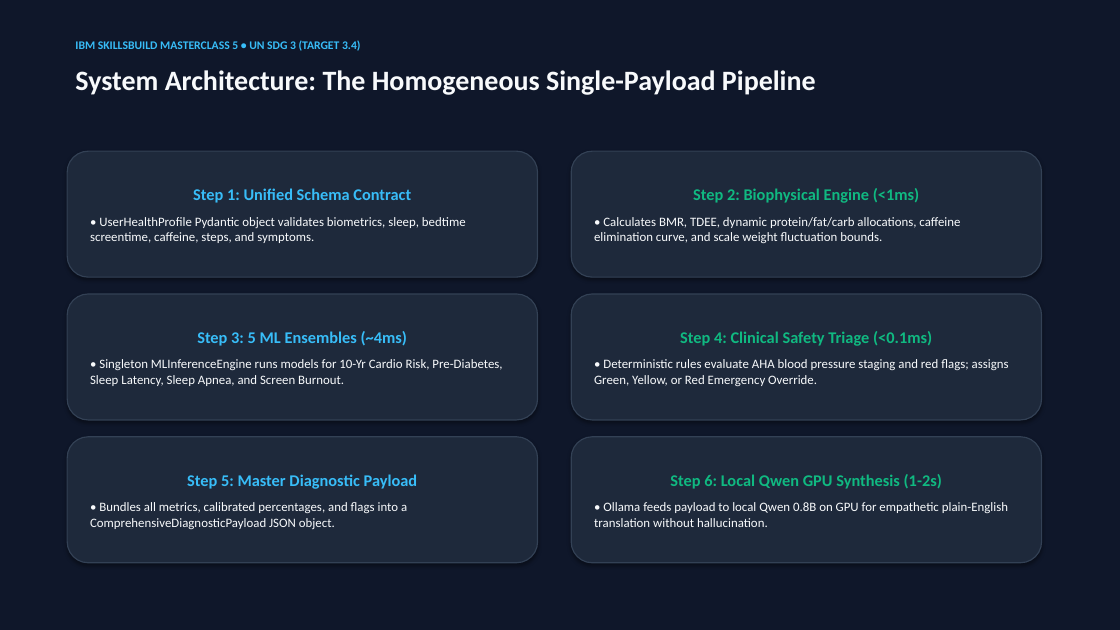
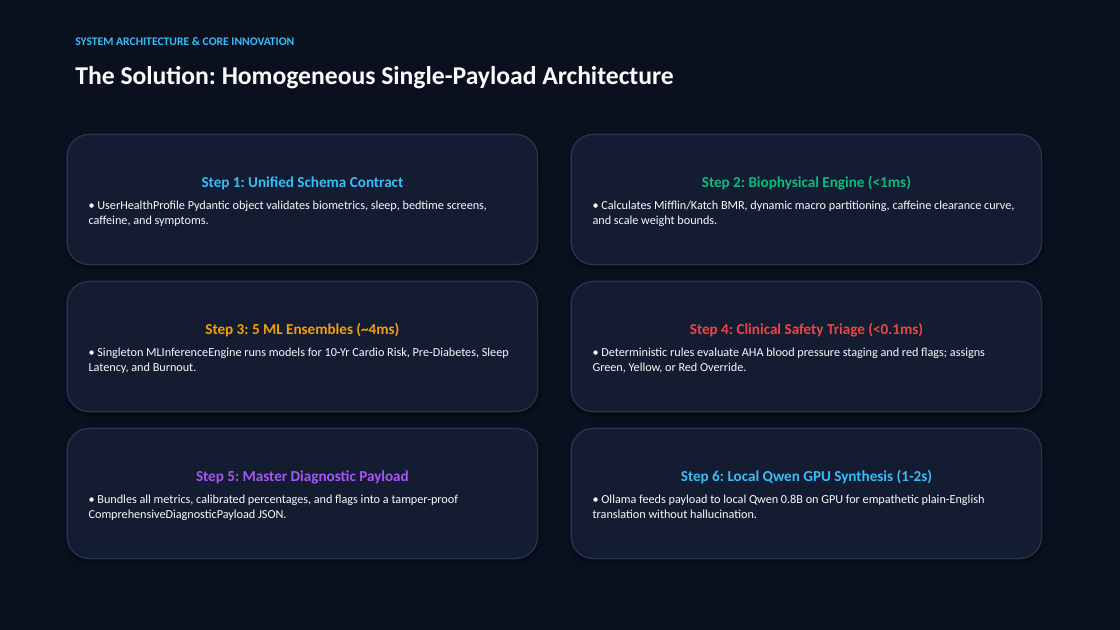
Before and after one commit to Mohammed-Salman-Hussain/VitalSync-AI, a slide deck: slide 4 of VitalSync_AI_Presentation.pptx (slide 5 before the commit). Drawn at 1120x630 pixels with LibreOffice and Linux fonts; fonts in the diff are those of the drawing. Boxes give left, top, right and bottom in pixels: in the first picture for what was removed or moved away, otherwise in the second. Text is boxed around its words. In the diff, an @@ line names an element or a change of style, - is before the commit and + after.

```diff
--- a/VitalSync_AI_Presentation.pptx
+++ b/VitalSync_AI_Presentation.pptx
@@ background #0F172A to #0A101D @@
@@ text removed at (75,40,361,51) @@
-IBM SKILLSBUILD MASTERCLASS 5 • UN SDG 3 (TARGET 3.4)
@@ text added at (75,37,294,45), 10 pt, text #38BDF8, bold @@
+SYSTEM ARCHITECTURE & CORE INNOVATION
@@ text at (75,66,674,89): text changed; size 24 to 22 pt @@
-System Architecture: The Homogeneous Single-Payload Pipeline
+The Solution: Homogeneous Single-Payload Architecture
@@ rounded rectangle "Step 1: Unified Schema Contract": place and size @@
-rounded rectangle "Step 1: Unified Schema Contract" at (67,151,538,277)
+rounded rectangle "Step 1: Unified Schema Contract" at (67,134,538,265)
@@ fill #1E293B to #131C31; outline #334155 1 pt to #243352 1.2 pt in 5 elements at (571,281,1042,412), (67,281,538,412), (67,429,538,559), (67,134,538,265), (571,134,1042,265) @@
@@ rounded rectangle "Step 2: Biophysical Engine (<1ms)": place and size @@
-rounded rectangle "Step 2: Biophysical Engine (<1ms)" at (571,151,1042,277)
+rounded rectangle "Step 2: Biophysical Engine (<1ms)" at (571,134,1042,265)
@@ text in rounded rectangle at (202,176,403,190): size 14 to 13 pt in "Step 1: Unified Schema Contract"; less space between paragraphs @@
@@ text in rounded rectangle at (702,176,911,190): size 14 to 13 pt in "Step 2: Biophysical Engine (<1ms)"; less space between paragraphs @@
@@ text in rounded rectangle at (89,200,487,226): text changed; size 11 to 10.5 pt @@
-• UserHealthProfile Pydantic object validates biometrics, sleep, bedtime screentime, caffeine, steps, and symptoms.
+• UserHealthProfile Pydantic object validates biometrics, sleep, bedtime screens, caffeine, and symptoms.
@@ text in rounded rectangle at (593,200,1014,226): text changed; size 11 to 10.5 pt @@
-• Calculates BMR, TDEE, dynamic protein/fat/carb allocations, caffeine elimination curve, and scale weight fluctuation bounds.
+• Calculates Mifflin/Katch BMR, dynamic macro partitioning, caffeine clearance curve, and scale weight bounds.
@@ rounded rectangle "Step 3: 5 ML Ensembles ...": place and size @@
-rounded rectangle "Step 3: 5 ML Ensembles ..." at (67,294,538,420)
+rounded rectangle "Step 3: 5 ML Ensembles ..." at (67,281,538,412)
@@ rounded rectangle "Step 4: Clinical Safety Triage ...": place and size @@
-rounded rectangle "Step 4: Clinical Safety Triage ..." at (571,294,1042,420)
+rounded rectangle "Step 4: Clinical Safety Triage ..." at (571,281,1042,412)
@@ text in rounded rectangle at (205,323,399,337): size 14 to 13 pt, text colour #38BDF8 to #F59E0B in "Step 3: 5 ML Ensembles (~4ms)"; less space between paragraphs @@
@@ text in rounded rectangle at (690,323,923,337): size 14 to 13 pt, text colour #10B981 to #EF4444 in "Step 4: Clinical Safety Triage (<0.1ms)"; less space between paragraphs @@
@@ text in rounded rectangle at (89,347,509,373): text changed; size 11 to 10.5 pt @@
-• Singleton MLInferenceEngine runs models for 10-Yr Cardio Risk, Pre-Diabetes, Sleep Latency, Sleep Apnea, and Screen Burnout.
+• Singleton MLInferenceEngine runs models for 10-Yr Cardio Risk, Pre-Diabetes, Sleep Latency, and Burnout.
@@ text in rounded rectangle at (593,347,985,373): text changed; size 11 to 10.5 pt @@
-• Deterministic rules evaluate AHA blood pressure staging and red flags; assigns Green, Yellow, or Red Emergency Override.
+• Deterministic rules evaluate AHA blood pressure staging and red flags; assigns Green, Yellow, or Red Override.
@@ rounded rectangle "Step 5: Master Diagnostic Payload": place and size @@
-rounded rectangle "Step 5: Master Diagnostic Payload" at (67,437,538,563)
+rounded rectangle "Step 5: Master Diagnostic Payload" at (67,429,538,559)
@@ rounded rectangle "Step 6: Local Qwen GPU ...": place and size @@
-rounded rectangle "Step 6: Local Qwen GPU ..." at (571,437,1042,563)
+rounded rectangle "Step 6: Local Qwen GPU ..." at (571,429,1042,559)
@@ rounded rectangle "Step 6: Local Qwen GPU ..." at (571,429,1042,559): size 14 to 13 pt, text colour #10B981 to #38BDF8 in "Step 6: Local Qwen GPU Synthesis (1-2s)"; size 11 to 10.5 pt in "• Ollama feeds payload to local Qwen ..."; less space between paragraphs; fill #1E293B to #131C31; outline #334155 1 pt to #243352 1.2 pt @@
@@ text in rounded rectangle at (196,470,409,484): size 14 to 13 pt, text colour #38BDF8 to #A855F7 in "Step 5: Master Diagnostic Payload"; less space between paragraphs @@
@@ text in rounded rectangle at (89,494,459,520): text changed; size 11 to 10.5 pt @@
-• Bundles all metrics, calibrated percentages, and flags into a ComprehensiveDiagnosticPayload JSON object.
+• Bundles all metrics, calibrated percentages, and flags into a tamper-proof ComprehensiveDiagnosticPayload JSON.
```
Also in this commit, not shown: 5 other slides changed, 4 slides added, 6 slides removed, 5 other files.
